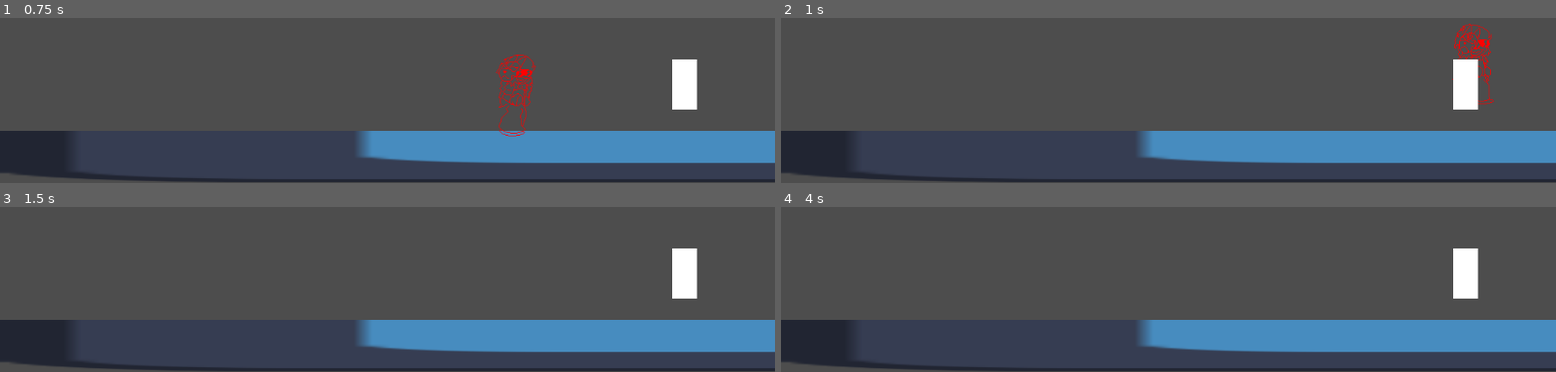
Above: before the commit, frames 1-4 (two rows, left to right).
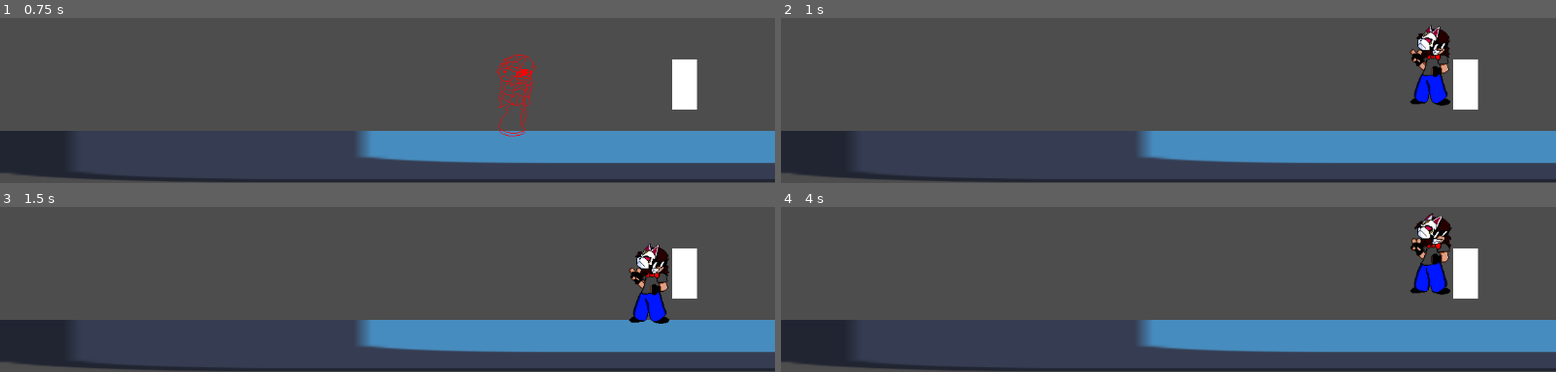
Above: after the commit, the same moments.

Repository: ProfBarcelli/PartyTime-
Game: Godot game, scene res://livello_1.tscn
The game is run twice, just before and just after one commit, with the same random seed, the same clock (stepped at 60 frames per second) and the same inputs. The engine's default icon, where the game draws it, is replaced by a stand-in: a white triangle on a blue panel in a dark square.
Inputs:
- Up to frame 1 (0.75 s): hold D (move_right) from 0.53 s (still down); hold S (dash) from 0.53 s (still down)
- Up to frame 2 (1 s): keep holding D (move_right); keep holding S (dash); tap Space (jump) at 0.77 s
- Up to frame 3 (1.5 s): keep holding D (move_right); release S (dash) at 1.28 s; tap S (dash) at 1.35 s
- Up to frame 4 (4 s): tap Space (jump) at 1.52, 3.02, 3.77 s; release D (move_right) at 2.03 s; hold A (move_left) 2.03-2.78 s; hold S (dash) 2.03-2.78 s; hold D (move_right) from 2.78 s (still down); tap S (dash) at 2.85 s; hold S (dash) from 3.53 s (still down)

Frame 1 is identical in both runs. In frame 2, 2.2% of the frame differs, in the area x 81-92%, y 3-54%; in frame 3, 1.6%; in frame 4, 1.7%.
Error before the commit: Parse Error: Function "take_damage()" not found in base self. (res://enemy.gd:21)

Commit message:
minor changes
minor changes

Diff:
--- a/Party Time!/enemy.gd
+++ b/Party Time!/enemy.gd
@@ -16,8 +16,6 @@
 	##if not is_on_floor():
 		##velocity.y += gravity * delta
 
-func player_damage():
-	if %Area2D.overlaps_body() > 0:
-		take_damage()
+
 
 	move_and_slide()
--- a/Party Time!/enemy.tscn
+++ b/Party Time!/enemy.tscn
@@ -15,9 +15,9 @@
 offset_right = 19.0
 offset_bottom = 38.0
 
+[node name="EnemyHurtBox" type="CollisionShape2D" parent="."]
+unique_name_in_owner = true
+shape = SubResource("CapsuleShape2D_arqrt")
+
 [node name="Area2D" type="Area2D" parent="."]
 unique_name_in_owner = true
-
-[node name="EnemyHurtBox" type="CollisionShape2D" parent="Area2D"]
-unique_name_in_owner = true
-shape = SubResource("CapsuleShape2D_arqrt")
--- a/Party Time!/personaggio.gd
+++ b/Party Time!/personaggio.gd
@@ -56,3 +56,6 @@
 
 	if health == 0:
 		queue_free()
+func player_damage():
+	if %Area2D.overlaps_body() > 0:
+		take_damage()
Not shown: 1 places in Party Time!/personaggio.tscn that only renumber resources
